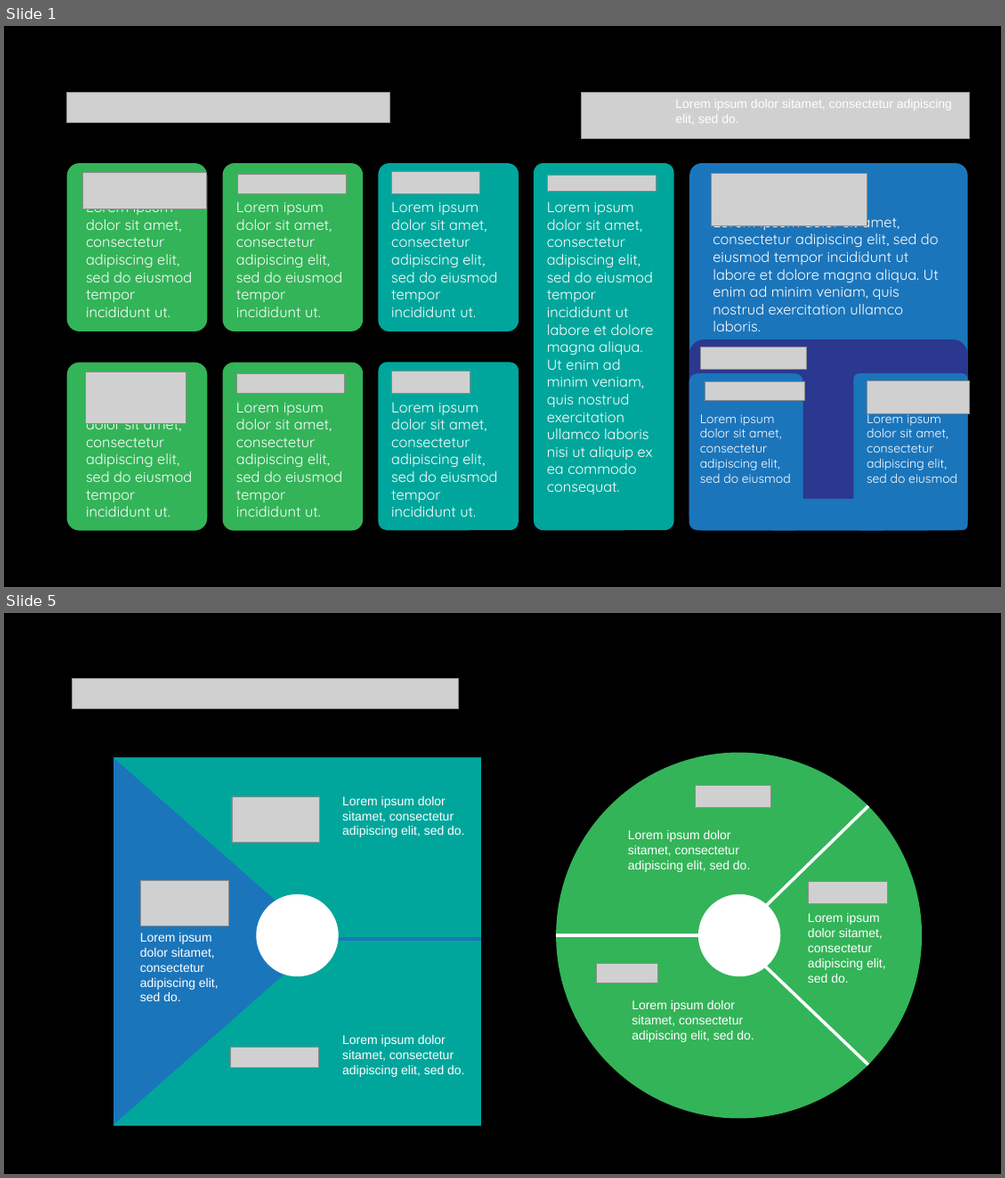
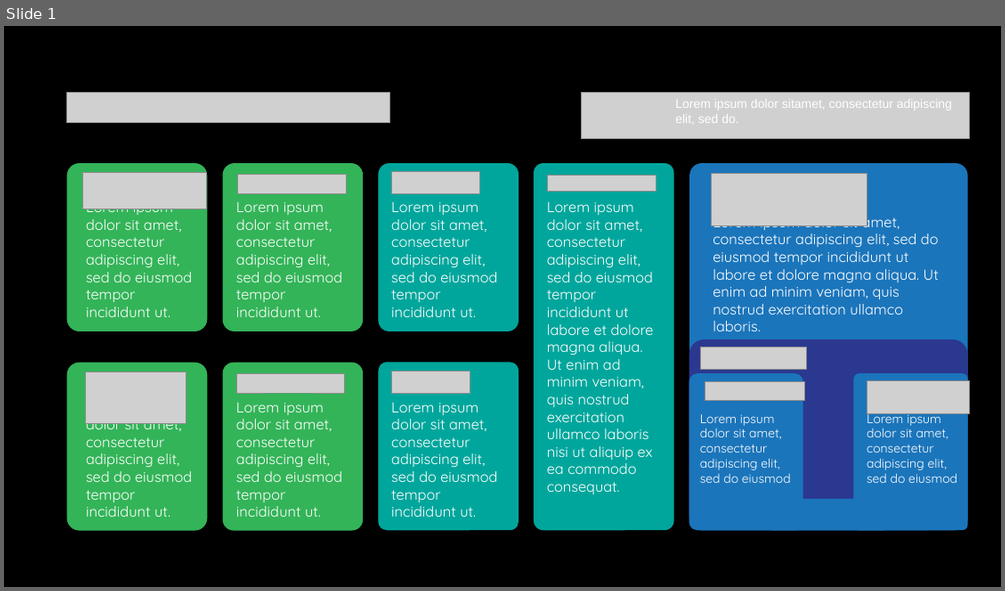
Before and after one commit to mjaramos/projeto_aplicado_igti, a slide deck: Documentos/Modelo Canvas do Projeto Aplicado - 2021.pptx. Shown one above the other, each under a label of ours: slides 1 and 5 before the commit, slide 1 after it; the slides between them are not shown. The pictures are 1005x1178 and 1005x591 pixels, drawn with LibreOffice and Linux fonts; fonts in the diff are those of the drawing; grey boxes stand for pictures. Boxes give left, top, right and bottom in pixels: in the first picture for what was removed or moved away, otherwise in the second. Text is boxed around its words. In the diff, an @@ line names an element or a change of style, - is before the commit and + after.

```diff
--- a/Documentos/Modelo Canvas do Projeto Aplicado - 2021.pptx
+++ b/Documentos/Modelo Canvas do Projeto Aplicado - 2021.pptx
@@ slide 5 removed at box(4, 613, 1001, 1174), background #000000 @@
@@ picture removed at box(72, 679, 459, 709) @@
@@ triangle removed at box(113, 758, 323, 1125) @@
@@ rectangle removed at box(114, 757, 481, 1125) @@
@@ triangle removed at box(114, 757, 481, 1081) @@
@@ ellipse removed at box(556, 752, 922, 1118) @@
@@ picture removed at box(232, 797, 320, 842) @@
@@ text removed at box(342, 796, 464, 837) @@
-Lorem ipsum dolor sitamet, consectetur adipiscing elit, sed do.
@@ picture removed at box(695, 785, 771, 807) @@
@@ triangle removed at box(114, 801, 481, 1125) @@
@@ line removed from (739, 933) to (868, 806) @@
@@ text removed at box(628, 830, 750, 872) @@
-Lorem ipsum dolor sitamet, consectetur adipiscing elit, sed do.
@@ picture removed at box(141, 881, 229, 925) @@
@@ ellipse removed at box(256, 894, 339, 976) @@
@@ ellipse removed at box(699, 894, 781, 976) @@
@@ picture removed at box(809, 882, 888, 903) @@
@@ text removed at box(140, 933, 218, 1001) @@
-Lorem ipsum dolor sitamet, consectetur adipiscing elit, sed do.
@@ text removed at box(808, 913, 886, 982) @@
-Lorem ipsum dolor sitamet, consectetur adipiscing elit, sed do.
@@ line removed from (297, 939) to (481, 939) @@
@@ line removed from (556, 935) to (740, 935) @@
@@ line removed from (736, 938) to (868, 1064) @@
@@ picture removed at box(596, 963, 657, 983) @@
@@ text removed at box(631, 1000, 753, 1042) @@
-Lorem ipsum dolor sitamet, consectetur adipiscing elit, sed do.
@@ text removed at box(342, 1035, 464, 1077) @@
-Lorem ipsum dolor sitamet, consectetur adipiscing elit, sed do.
@@ picture removed at box(230, 1046, 318, 1068) @@
```
Also in this commit, not shown: 4 slides added, 3 other slides removed, 1 other file.
